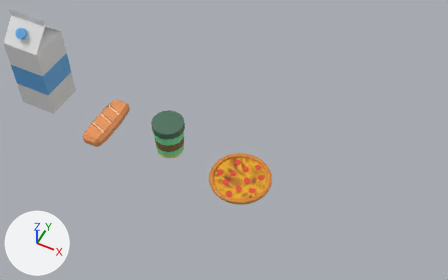
The Blender file Assets/Art/Models/ITENS.blend, before and after one commit.
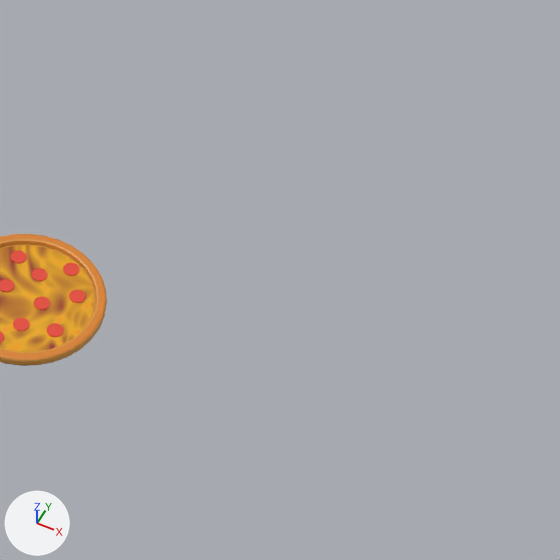
Each version appears first whole from a 50 mm lens placed at (40.07, -16.82, 23.32), pointed at (31.91, -0.51, 2.93), and next in a close-up on the part from 51% to 100% of the width and 22% to 100% of the height. Lighting does not change. The marker at lower left points along +X, +Y and +Z. The close-ups show mesh edges as thin lines.
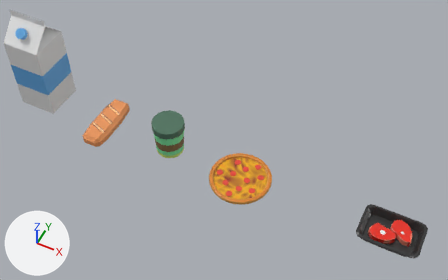
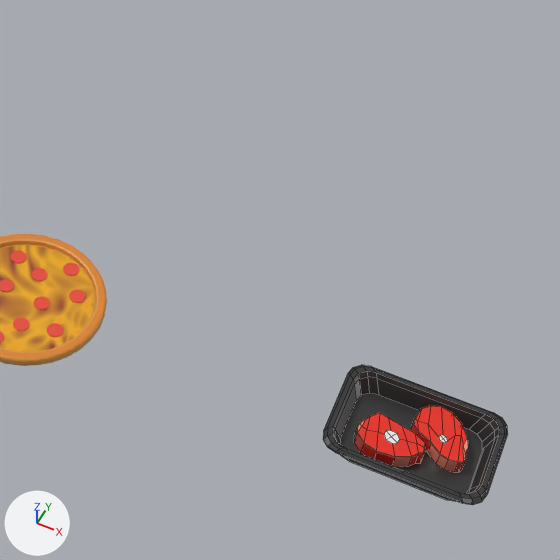
What differs and where, as boxes (x1, y1, x2, y2) in the close-ups (560 x 560 px):
'Bandeja Bife', added: after (323, 365, 508, 505)
    faces in mat_material_002 (black #353535): (323, 365, 508, 505)
    faces in mat_carne (red #e72d1e): (355, 406, 467, 473)
    faces in mat_musculo (red #f58c73): (354, 406, 468, 472)
    faces in mat_osso (white #e7e7e7): (384, 430, 447, 444)

The change in detail:
Material 'osso' (mat_osso) is new.
Its base color is (0.8, 0.8, 0.8) (white #e7e7e7).
Material 'carne' (mat_carne) is new.
Its base color is (0.8, 0.0262, 0.0131) (red #e72d1e).
Its roughness is 0.3.
Material 'musculo' (mat_musculo) is new.
Its base color is (0.911, 0.262, 0.171) (red #f58c73).
Its roughness is 0.3.
Material 'Material.002' (mat_material_002) is new.
Its base color is (0.0352, 0.0352, 0.0352) (black #353535).
Its roughness is 0.3.
Mesh me_cube_002 is new.
It has 312 vertices, 286 faces, 8 loose edges and spans x -1.83..1.83, y -1.29..1.29, z 0.0..0.57.
Faces by material slot: [114, 70, 8, 94].
It uses material mat_material_002 (black #353535).
It uses material mat_carne (red #e72d1e).
It uses material mat_osso (white #e7e7e7).
It uses material mat_musculo (red #f58c73).
Object 'Bandeja Bife' (ob_bandeja_bife) is new; it shows me_cube_002.
Its location is (39.84, 0.06, 0.0).
Its scale is (0.767, 0.767, 0.767).
